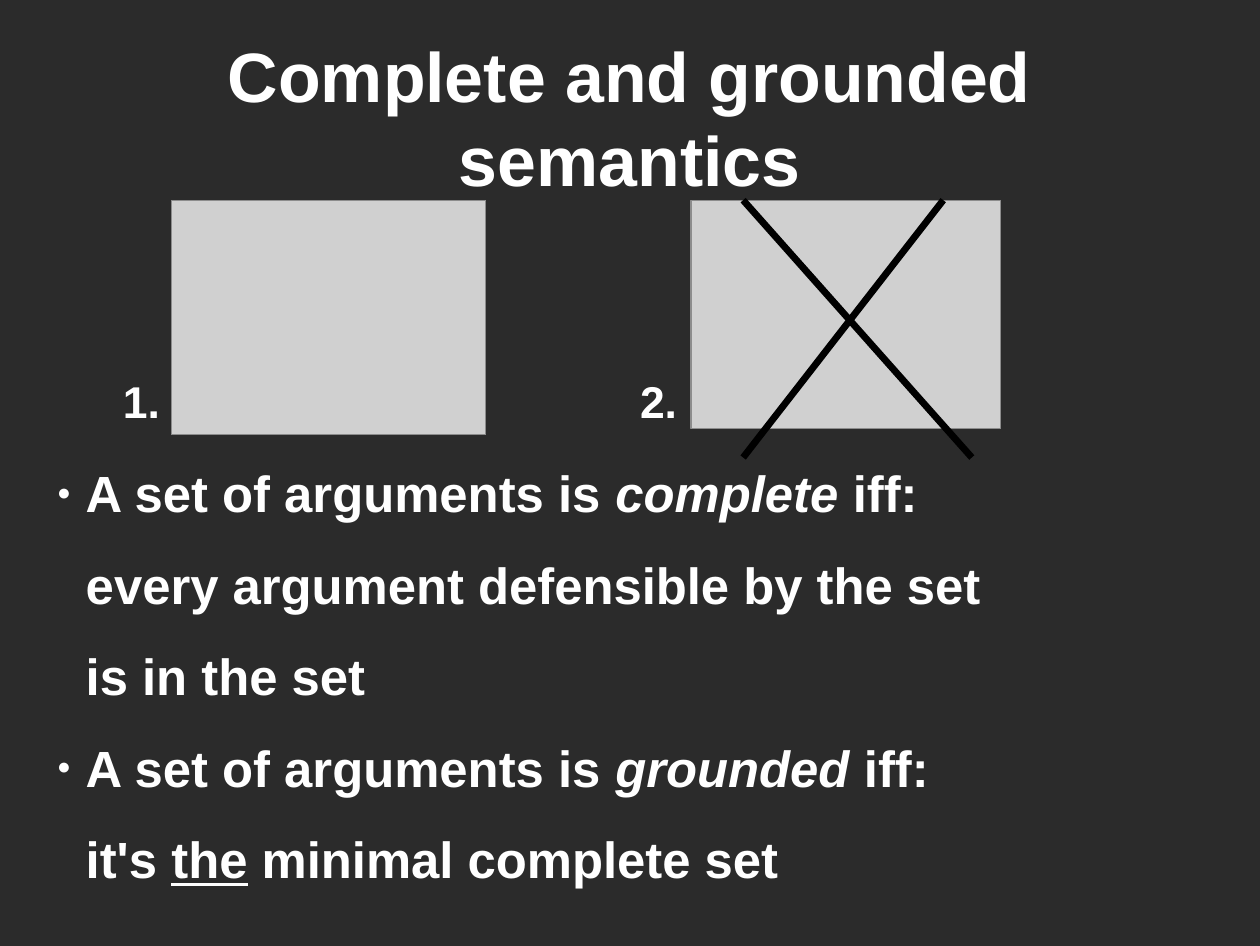
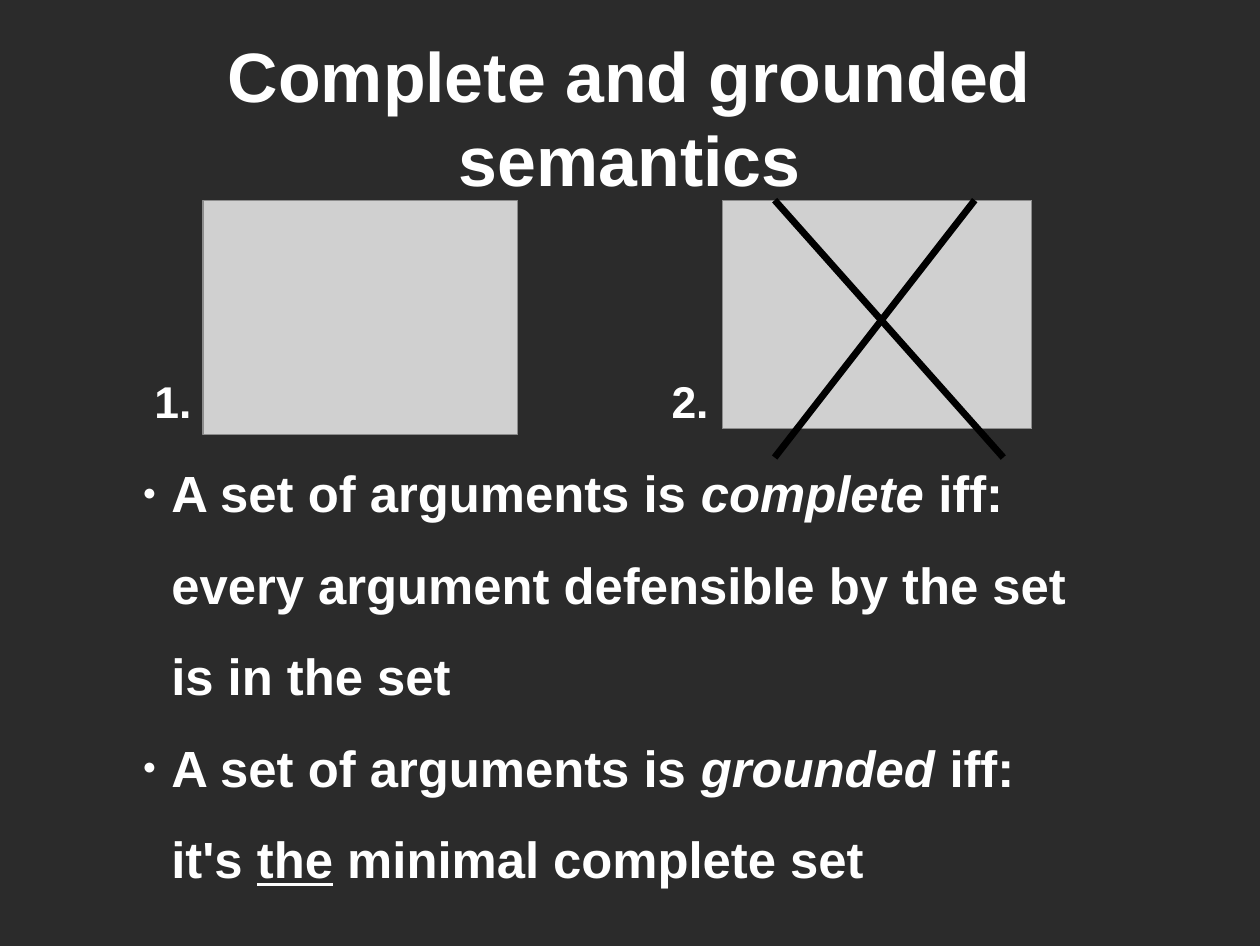
Before and after one commit to lethalman/thesis, a slide deck: slide 9 of doc/summary.odp. Drawn at 1260x946 pixels with LibreOffice and Linux fonts; fonts in the diff are those of the drawing; grey boxes stand for pictures; background and template pictures are left out; a plain dark background stands for a picture behind light text. Boxes give left, top, right and bottom in pixels: in the first picture for what was removed or moved away, otherwise in the second. Text is boxed around its words. In the diff, an @@ line names an element or a change of style, - is before the commit and + after.

```diff
--- a/doc/summary.odp
+++ b/doc/summary.odp
@@ 2 pictures, 2 texts, 2 lines: place and size @@
-2 pictures, 2 texts, 2 lines at [123, 200, 1000, 457]
+2 pictures, 2 texts, 2 lines at [154, 200, 1032, 457]
@@ subtitle "A set of arguments is ...": place and size @@
-subtitle "A set of arguments is ..." at [86, 475, 980, 889]
+subtitle "A set of arguments is ..." at [171, 475, 1065, 889]
```
Also in this commit, not shown: 7 other slides changed, 5 slides added, 7 slides removed, 1 other file.
